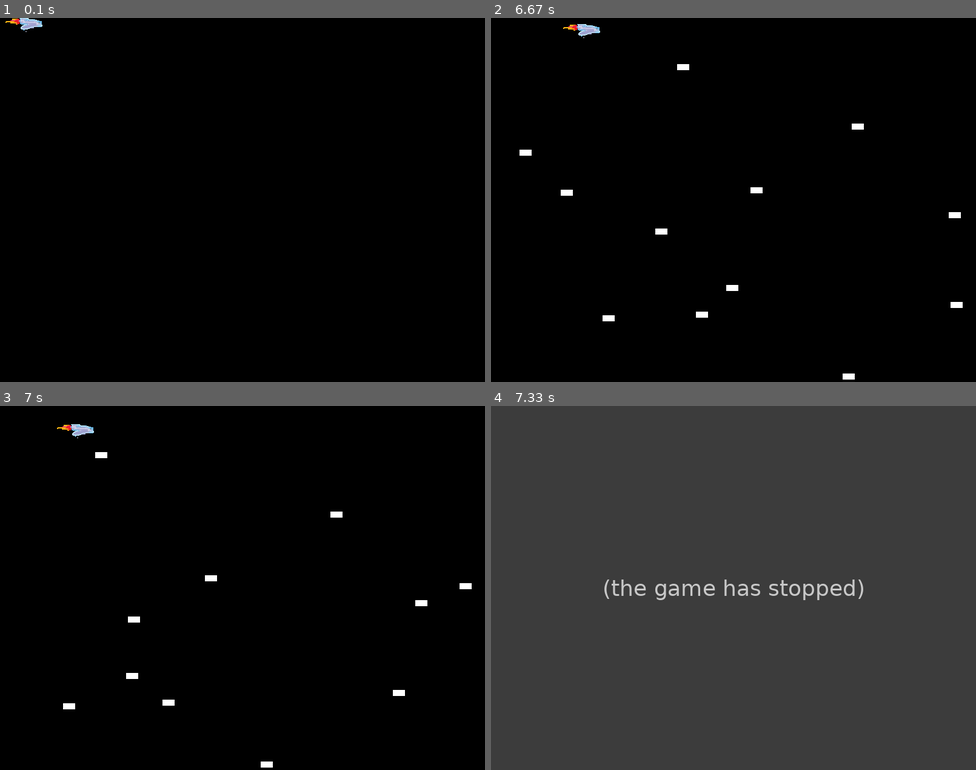
Above: before the commit, frames 1-4 (two rows, left to right).
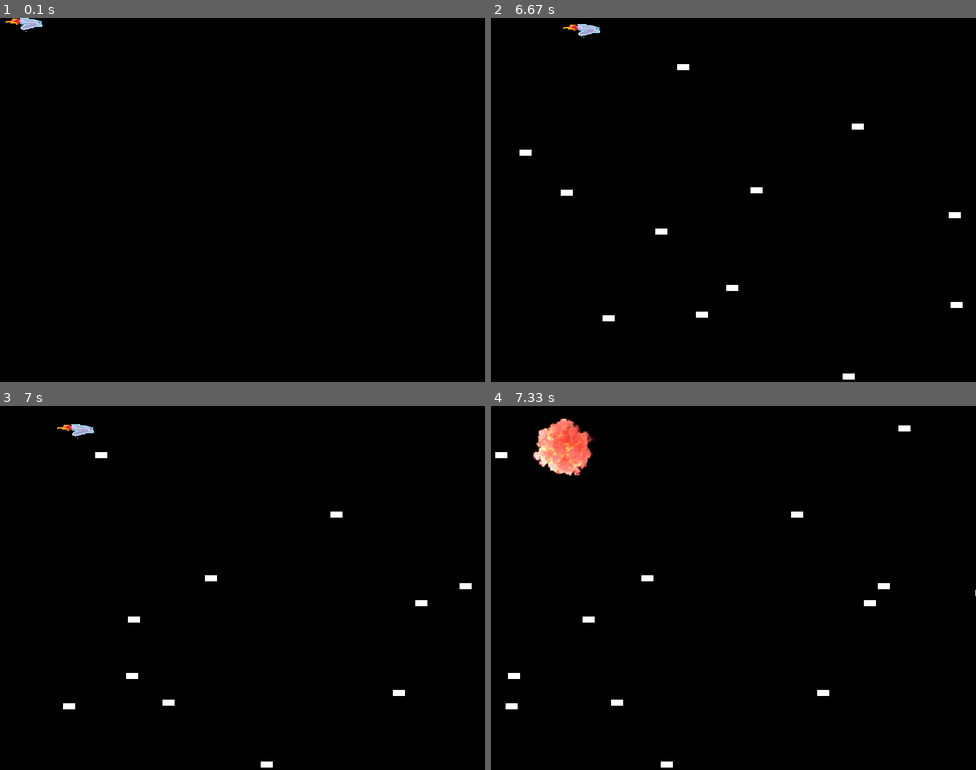
Above: after the commit, the same moments.

Repository: PaPerotta/giochino
Game: pygame game, started from giochino.py
Two runs of this game, one before a commit and one after it. Both use one fixed random seed, a clock stepped at 60 frames per second and the inputs below.
Inputs:
- Up to frame 1 (0.1 s): no input
- Up to frame 2 (6.67 s): hold Right 0.33-0.8 s; hold Up 0.83-1.13 s; hold Right 1.17-1.63 s; hold Left 1.67-2.2 s; hold Down 2.23-2.53 s; hold Left 2.57-2.97 s; hold Up 3-3.37 s; hold Right 3.4-4.03 s; hold Down 4.07-4.43 s; hold Left 4.47-4.93 s; hold Right 4.97-5.43 s; hold Up 5.47-5.77 s; hold Right 5.8-6.27 s; hold Left from 6.3 s (still down)
- Up to frame 3 (7 s): release Left at 6.83 s; hold Down from 6.87 s (still down)
- Up to frame 4 (7.33 s): release Down at 7.17 s

Frames 1-3 are identical in both runs. In frame 4, 100% of the frame differs, in the area x 0-100%, y 0-100%.
Before the commit the program exited at 7.17 s; later frames show no game.

Commit message:
esplosione

Diff:
--- a/giochino.py
+++ b/giochino.py
@@ -36,10 +36,42 @@
         if self.rect.right<0:
             self.kill()
 
+
+class Explosion(pygame.sprite.Sprite):
+    def __init__(self, x, y):
+        super(Explosion, self).__init__()
+        self.images = []
+        for num in range(1, 6):
+            img = pygame.image.load(f"img/exp{num}.png")
+            img = pygame.transform.scale(img, (100, 100)).convert()
+            self.images.append(img)
+        self.index = 0
+        self.surf = self.images[self.index]
+        self.rect = self.surf.get_rect()
+        self.rect.center = [x, y]
+        self.counter = 0
+
+    def update(self):
+        explosion_speed = 2
+        #update explosion animation
+        self.counter += 1
+
+        if self.counter >= explosion_speed and self.index < len(self.images) - 1:
+            self.counter = 0
+            self.index += 1
+            self.surf = self.images[self.index]
+
+        #if the animation is complete, reset animation index
+        if self.index >= len(self.images) - 1 and self.counter >= explosion_speed:
+            self.index = 0
+            self.counter = 0
+            self.kill()
+
+
 class Player(pygame.sprite.Sprite):
     def __init__(self):
         super(Player, self).__init__()
-        self.surf=pygame.image.load("player.png").convert()
+        self.surf=pygame.image.load("img/player.png").convert()
         self.surf.set_colorkey((255,255,255),RLEACCEL)
         # self.surf=pygame.Surface((75,25))
         # self.surf.fill((255,255,255))
@@ -85,11 +117,13 @@
 # - enemies is used for collision detection and position updates
 # - all_sprites is used for rendering
 enemies=pygame.sprite.Group()
+explosion_group = pygame.sprite.Group()
 all_sprites=pygame.sprite.Group()
 all_sprites.add(player)
 
 # Variable to keep the main loop running
 running = True
+collision_timer = 0
 
 # Setup the clock for a decent framerate
 clock=pygame.time.Clock()
@@ -115,6 +149,7 @@
     pressed_keys=pygame.key.get_pressed() #restituisce un dict con tutti i tasti premuti nella coda degli eventi)
     player.update(pressed_keys)
     enemies.update()
+    explosion_group.update()
 
     # Fill the screen with black
     screen.fill((0,0,0))
@@ -125,8 +160,18 @@
 
     # check if any enemy had collided with the player
     if pygame.sprite.spritecollideany(player,enemies):
+        pos = player.rect.center
         player.kill()
-        running=False
+        explosion = Explosion(pos[0], pos[1])
+        explosion_group.add(explosion)
+        all_sprites.add(explosion)
+        collision_timer = 20
+
+    if collision_timer > 0:
+        collision_timer -= 1
+
+    if collision_timer == 1:
+        running = False
 
     # # Create a surface and pass in a tuple containing its length and width
     # surf = pygame.Surface((50, 50))
Binary file added: img/exp1.png
Binary file added: img/exp2.png
Binary file added: img/exp3.png
Binary file added: img/exp4.png
Binary file added: img/exp5.png
Renamed: player.png -> img/player.png
